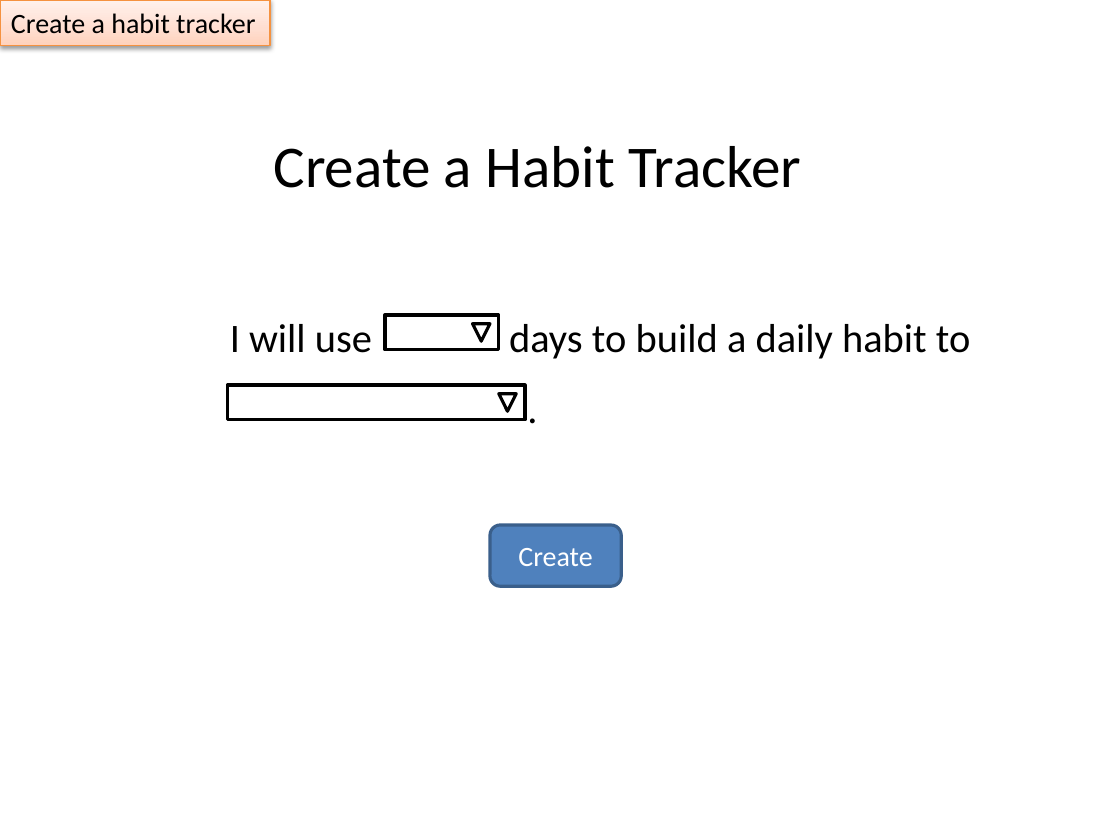
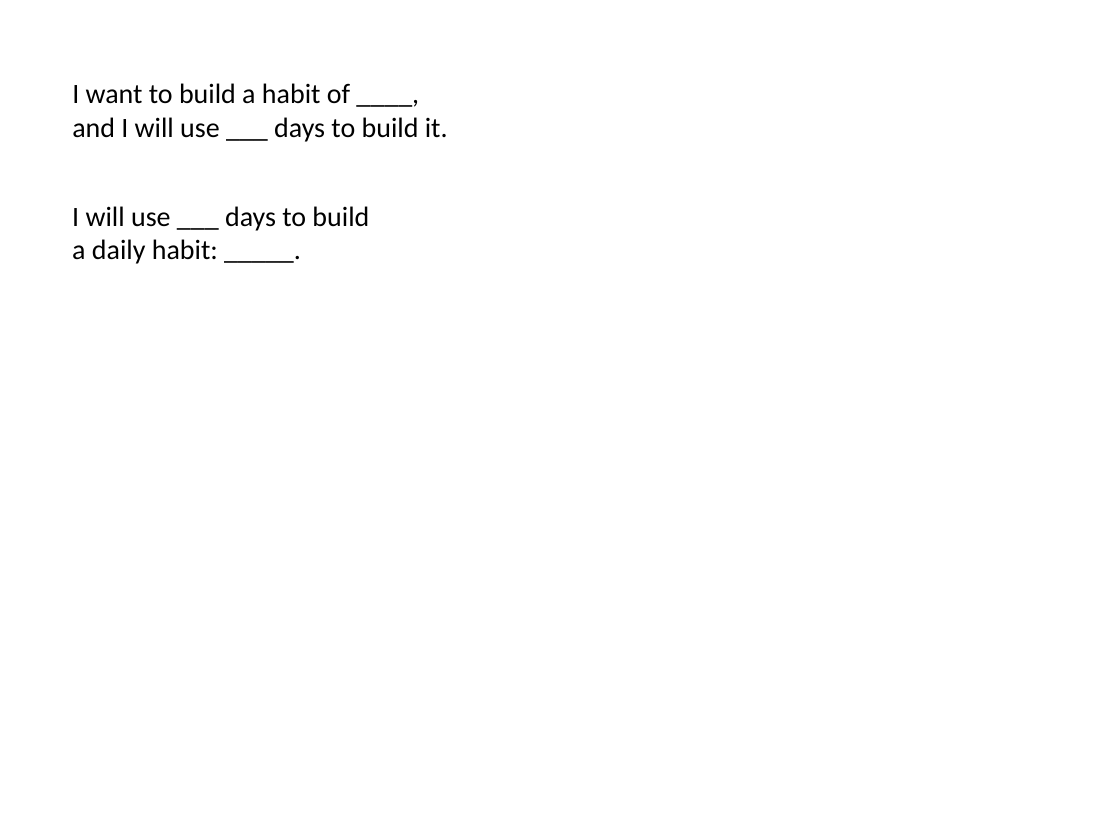
Before and after one commit to joycejoyce/HabitTracker, a slide deck: slide 3 of design/design.pptx. Drawn at 1120x840 pixels with LibreOffice and Linux fonts; fonts in the diff are those of the drawing. Boxes give left, top, right and bottom in pixels: in the first picture for what was removed or moved away, otherwise in the second. Text is boxed around its words. In the diff, an @@ line names an element or a change of style, - is before the commit and + after.

```diff
--- a/design/design.pptx
+++ b/design/design.pptx
@@ rectangle removed at <box>0,0,270,45</box> @@
-Create a habit tracker
@@ text at <box>72,83,448,142</box>: text changed; size 26 to 18 pt @@
-I will use days to build a daily habit to
+I want to build a habit of ____,
+and I will use ___ days to build it.
@@ text removed at <box>274,146,802,188</box> @@
-Create a Habit Tracker
@@ text added at <box>72,206,369,264</box>, 18 pt, text #000000 @@
+I will use ___ days to build
+a daily habit: _____.
@@ rectangle removed at <box>385,315,500,349</box> @@
@@ triangle removed at <box>473,324,491,342</box> @@
@@ rectangle removed at <box>227,385,525,420</box> @@
@@ text removed at <box>516,377,549,438</box> @@
-.
@@ triangle removed at <box>498,394,516,412</box> @@
@@ rounded rectangle removed at <box>489,525,620,587</box> @@
-Create
```
Also in this commit, not shown: 12 other files.
